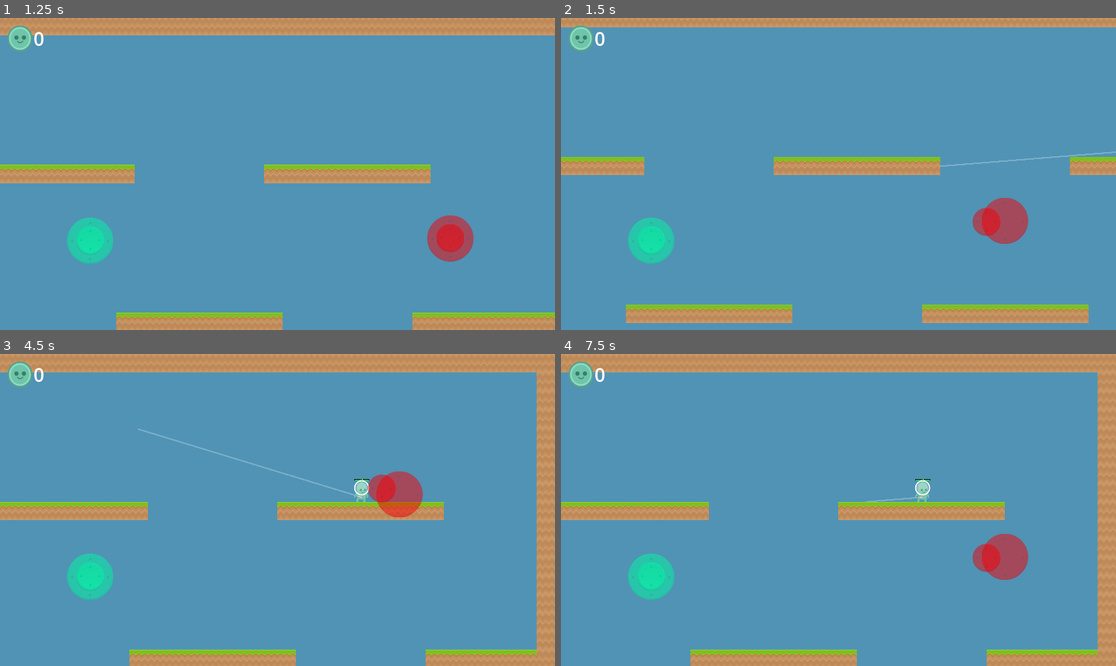
Above: before the commit, frames 1-4 (two rows, left to right).
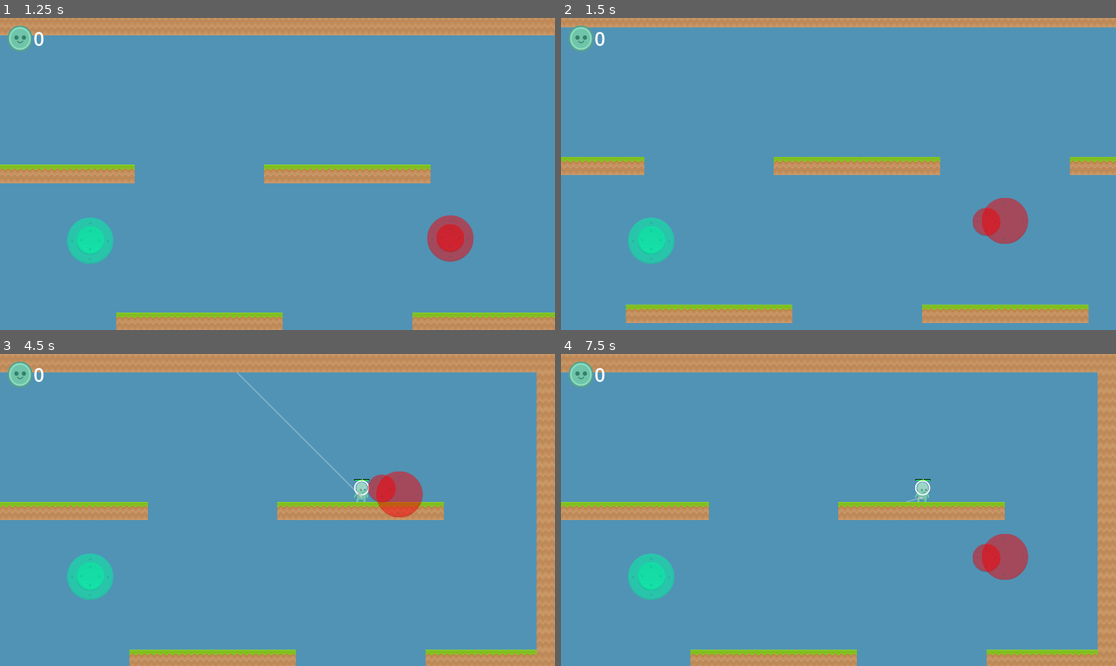
Above: after the commit, the same moments.

Repository: pekuja/rocket-tag-mobile
Game: Godot game, scene res://scenes/Main.tscn
The game is run twice, just before and just after one commit, with the same random seed, the same clock (stepped at 60 frames per second) and the same inputs.
Inputs (mouse positions are in pixels of both pictures, inside the frame that each line leads up to):
- Up to frame 1 (1.25 s): tap Enter at 0.5 s; move the mouse to (249, 236) at 0.52 s; click (249, 236) at 0.67 s
- Up to frame 2 (1.5 s): drag from (1005, 220) to (810, 236) at 1.27 s
- Up to frame 3 (4.5 s): move the mouse to (111, 463) at 2.02 s; click (111, 463) at 2.17 s; drag from (305, 510) to (111, 463) at 2.77 s; move the mouse to (194, 432) at 3.52 s; click (194, 432) at 3.67 s; tap Space at 4.25 s; drag from (399, 494) to (194, 432) at 4.27 s
- Up to frame 4 (7.5 s): move the mouse to (727, 525) at 5.02 s; click (727, 525) at 5.17 s; tap Enter at 5.75, 7.25 s; drag from (894, 441) to (727, 525) at 5.77 s; tap Space at 6.5 s; move the mouse to (810, 572) at 6.52 s; click (810, 572) at 6.67 s; drag from (1005, 556) to (810, 572) at 7.27 s

Frame 1 is identical in both runs. In frame 2, 0.1% of the frame differs, in the area x 68-100%, y 42-48%; in frame 3, 0.3%, in the area x 24-66%, y 6-47%; in frame 4, less than 0.1%.

Commit message:
Updated the touch joystick code to produce Godot input events
The previous version would read the mouse or touch inputs and store that info in the touch joystick node script's variables, which were then read by the gameplay code. It would also itself read input actions and translate that into "touch joystick inputs" as well so the game could optionally be played with a gamepad. Now I've removed that translation, and the touch inputs are instead translated into Godot input actions using the Input.parse_input_event function. The gameplay code then just reads the input actions as if they were coming from a regular gamepad, and this also works with an actual gamepad.

This should make it a fair bit simpler to implement player inputs in future projects, and also removes the dependency between the gameplay code and the touch joystick code, since the gameplay code just cares about Godot input actions. I think this approach would also make it relatively easy to implement touch controls into a game designed for a gamepad.

I already had the input action names set up in the script as I was doing the translation in the other direction before.

Diff:
--- a/scenes/Client.tscn
+++ b/scenes/Client.tscn
@@ -78,10 +78,8 @@
 script = ExtResource("7_noch3")
 player_score_display_scene = ExtResource("8_2qdsn")
 
-[node name="LocalPlayer" parent="." node_paths=PackedStringArray("moveInput", "shootInput") instance=ExtResource("4_gjcdf")]
+[node name="LocalPlayer" parent="." instance=ExtResource("4_gjcdf")]
 position = Vector2(966, 465)
-moveInput = NodePath("../CanvasLayer/Touch Joystick (Movement)")
-shootInput = NodePath("../CanvasLayer/Touch Joystick (Shooting)")
 
 [node name="Camera2D" type="Camera2D" parent="." node_paths=PackedStringArray("tileMap")]
 position = Vector2(960, 540)
--- a/scripts/local_player.gd
+++ b/scripts/local_player.gd
@@ -1,9 +1,6 @@
 extends Node2D
 
 class_name LocalPlayer
-
-@export var moveInput : TouchJoystick
-@export var shootInput : TouchJoystick
 
 @onready var character : PlayerCharacter = $Character
 @onready var _projectile_spawn_point = $Character/GunSprite/ProjectileSpawnPoint
@@ -24,9 +21,15 @@
 const ROTATE_SPEED = 6.28
 const TERMINAL_VELOCITY = 1200.0
 
+func _get_movement_input():
+	return Input.get_vector("Move_Left", "Move_Right", "Move_Up", "Move_Down")
+
+func _get_shoot_input():
+	return Input.get_vector("Shoot_Left", "Shoot_Right", "Shoot_Up", "Shoot_Down")
+
 func _get_projectile_target_pos():
 	var projectile_range = Projectile.PROJECTILE_SPEED * Projectile.PROJECTILE_LIFETIME
-	var end_pos = _projectile_spawn_point.global_position + shootInput.joystick_position.normalized() * projectile_range
+	var end_pos = _projectile_spawn_point.global_position + _get_shoot_input().normalized() * projectile_range
 	var space_state = get_world_2d().direct_space_state
 	var query = PhysicsRayQueryParameters2D.create(_projectile_spawn_point.global_position, end_pos)
 	query.exclude = [character]
@@ -39,7 +42,7 @@
 
 func _get_hook_target_pos():
 	var hook_range = GrapplingHook.MAXIMUM_LENGTH
-	var end_pos = character.global_position + moveInput.joystick_position.normalized() * hook_range
+	var end_pos = character.global_position + _get_movement_input().normalized() * hook_range
 	var space_state = get_world_2d().direct_space_state
 	var query = PhysicsRayQueryParameters2D.create(character.global_position, end_pos)
 	query.collision_mask = GrapplingHook.COLLISION_MASK
@@ -57,26 +60,26 @@
 	if not character.is_alive():
 		return
 
-	if shootInput.is_just_released:
-		var direction = shootInput.joystick_position
+	if Input.is_action_just_released("Shoot_Activate"):
+		var direction = _get_shoot_input()
 		if direction.length() > SHOOT_THRESHOLD:
 			var target_pos = _get_projectile_target_pos()
 
 			projectile_shot.emit(_get_projectile_target_pos())
 
-	if moveInput.is_just_released:
-		var direction = moveInput.joystick_position
+	if Input.is_action_just_released("Move_Activate"):
+		var direction = _get_movement_input()
 		if direction.length() > HOOK_THRESHOLD:
 			var target_pos = _get_hook_target_pos()
 			grapplinghook_shot.emit(target_pos)
 		else:
 			grapplinghook_detach.emit()
 
-	if moveInput.is_pressed:
-		var target_rotation = Vector2(0, -1).angle_to(moveInput.joystick_position)
+	if Input.is_action_pressed("Move_Activate"):
+		var target_rotation = Vector2(0, -1).angle_to(_get_movement_input())
 		_arrow.rotation = target_rotation
-	if shootInput.is_pressed and shootInput.joystick_position.length() > SHOOT_THRESHOLD:
-		_sprite_gun.global_rotation = Vector2(0, -1).angle_to(shootInput.joystick_position)
+	if Input.is_action_pressed("Shoot_Activate") and _get_shoot_input().length() > SHOOT_THRESHOLD:
+		_sprite_gun.global_rotation = Vector2(0, -1).angle_to(_get_shoot_input())
 
 		_aim_guide.visible = true
 		_aim_guide.points[0] = _projectile_spawn_point.global_position - global_position
--- a/scripts/touch_joystick_ui.gd
+++ b/scripts/touch_joystick_ui.gd
@@ -25,6 +25,31 @@
 
 var joystick_movement_range = 64
 
+func generate_axis_events(x : float, y : float):
+	var left_event = InputEventAction.new()
+	left_event.action = inputMap_left
+	left_event.pressed = true
+	left_event.strength = clampf(-x, 0.0, 1.0)
+	Input.parse_input_event(left_event)
+
+	var right_event = InputEventAction.new()
+	right_event.action = inputMap_right
+	right_event.pressed = true
+	right_event.strength = clampf(x, 0.0, 1.0)
+	Input.parse_input_event(right_event)
+
+	var up_event = InputEventAction.new()
+	up_event.action = inputMap_up
+	up_event.pressed = true
+	up_event.strength = clampf(-y, 0.0, 1.0)
+	Input.parse_input_event(up_event)
+
+	var down_event = InputEventAction.new()
+	down_event.action = inputMap_down
+	down_event.pressed = true
+	down_event.strength = clampf(y, 0.0, 1.0)
+	Input.parse_input_event(down_event)
+
 func _input(event):
 	if (event is InputEventScreenTouch) or \
 		(event is InputEventMouseButton and event.button_index == MOUSE_BUTTON_LEFT):
@@ -38,6 +63,13 @@
 				joystick_position = Vector2(0,0)
 				dragging_start = event.position
 				background_sprite.global_position = event.position - background_sprite.size/2
+
+				var action_event = InputEventAction.new()
+				action_event.action = inputMap_activate
+				action_event.pressed = true
+				Input.parse_input_event(action_event)
+
+				generate_axis_events(0.0, 0.0)
 		elif not event.pressed:
 			if (event is InputEventScreenTouch and dragging_index == event.index) or \
 				(event is InputEventMouseButton and mouse_is_dragging):
@@ -45,9 +77,17 @@
 				mouse_is_dragging = false
 				is_pressed = false
 				background_sprite.position = Vector2(0,0) - background_sprite.size/2
+
+				var action_event = InputEventAction.new()
+				action_event.action = inputMap_activate
+				action_event.pressed = false
+				Input.parse_input_event(action_event)
 	elif (event is InputEventMouseMotion and mouse_is_dragging) or \
 		(event is InputEventScreenDrag and dragging_index == event.index):
 		joystick_position = (event.position - dragging_start) / joystick_movement_range
+
+		generate_axis_events(joystick_position.x, joystick_position.y)
+
 
 	if joystick_position.length() > 1:
 		joystick_position = joystick_position / joystick_position.length()
@@ -59,12 +99,6 @@
 	#joystick_position.y = -joystick_position.y # Flip so up is positive
 
 func _process(_delta):
-	if Input.is_action_just_pressed(inputMap_activate) or Input.is_action_just_released(inputMap_activate):
-		is_pressed = Input.is_action_pressed(inputMap_activate)
-
-	if Input.is_action_pressed(inputMap_activate):
-		joystick_position = Input.get_vector(inputMap_left, inputMap_right, inputMap_up, inputMap_down)
-
 	is_just_pressed = (is_pressed and not _was_pressed)
 	is_just_released = (not is_pressed and _was_pressed)
 
